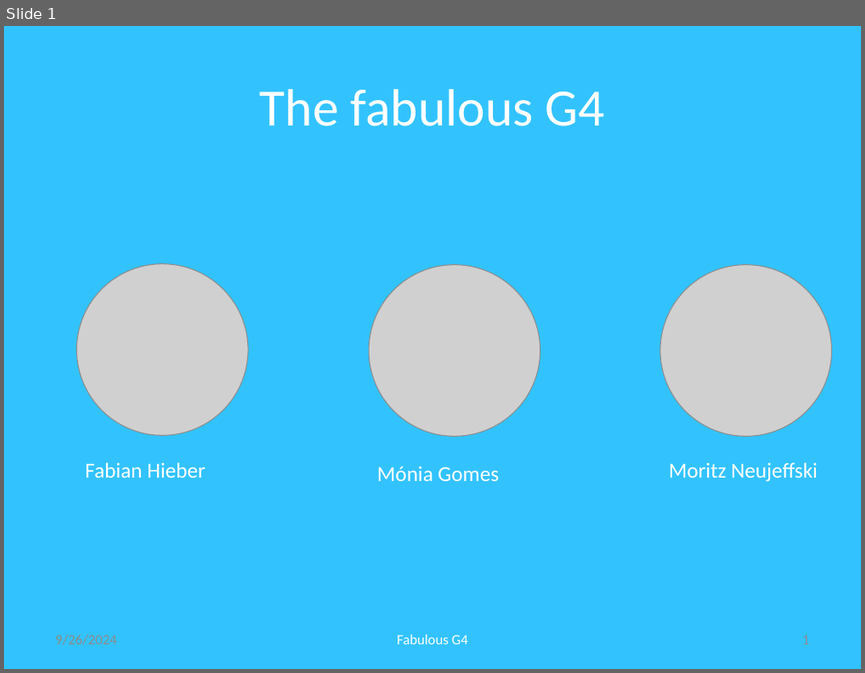
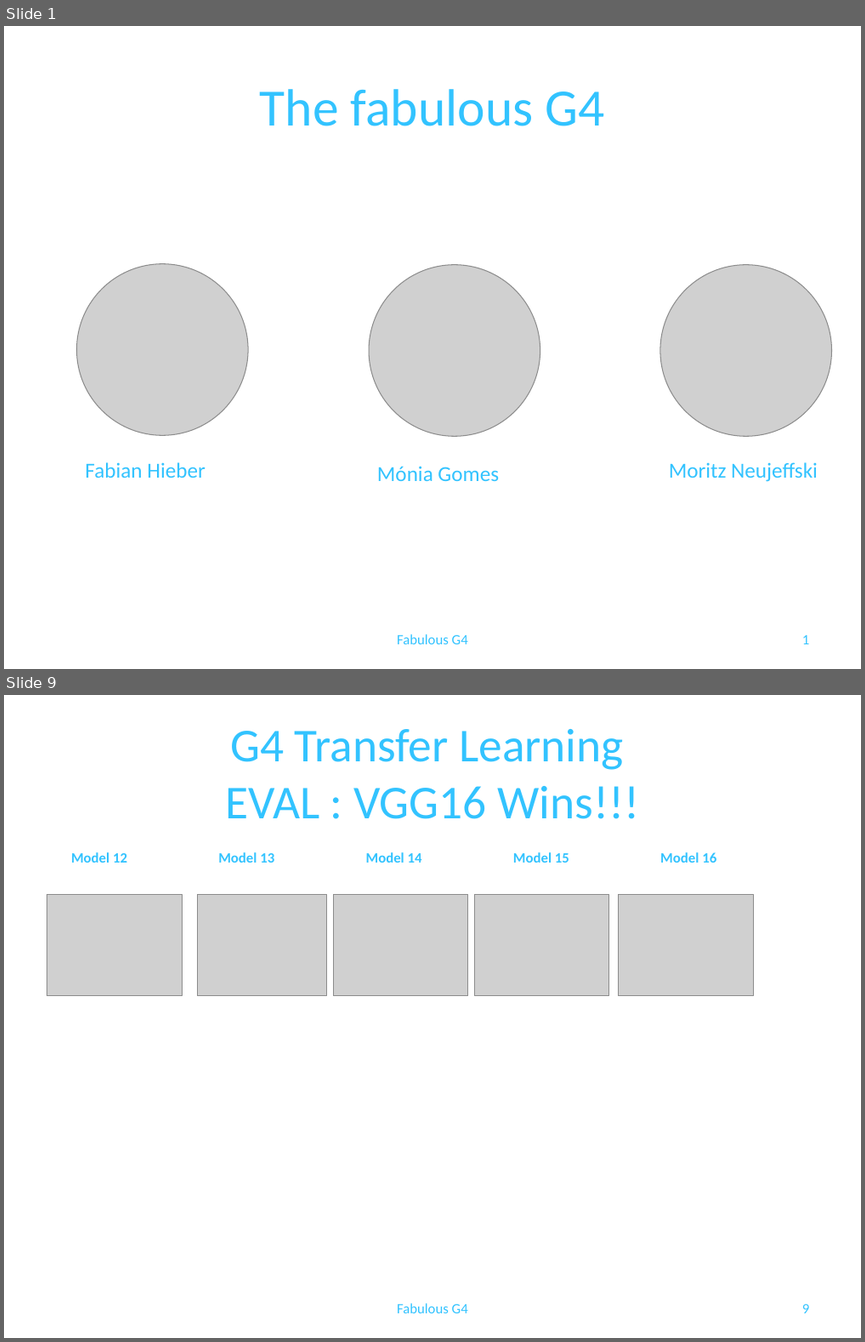
Before and after one commit to babyodacode/image_classification_project, a slide deck: docs/Deep learning Image Classification with CNN_G4.pptx. Shown one above the other, each under a label of ours: slide 1 before the commit, slides 1 and 9 after it; the slides between them are not shown. The pictures are 865x673 and 865x1342 pixels, drawn with LibreOffice and Linux fonts; fonts in the diff are those of the drawing; grey boxes stand for pictures. Boxes give left, top, right and bottom in pixels: in the first picture for what was removed or moved away, otherwise in the second. Text is boxed around its words. In the diff, an @@ line names an element or a change of style, - is before the commit and + after.

```diff
--- a/docs/Deep learning Image Classification with CNN_G4.pptx
+++ b/docs/Deep learning Image Classification with CNN_G4.pptx
@@ slide 9 added at (x1=4, y1=695, x2=861, y2=1338), background #FFFFFF @@
@@ title added at (x1=225, y1=729, x2=639, y2=819), 39.6 pt, text #32C3FF @@
+G4 Transfer Learning
+EVAL : VGG16 Wins!!!
@@ table added at (x1=25, y1=845, x2=762, y2=1021), 2 rows, 5 columns @@
+Model 12 | Model 13 | Model 14 | Model 15 | Model 16
+ |  |  |  | 
@@ picture added at (x1=46, y1=895, x2=182, y2=996) @@
@@ picture added at (x1=198, y1=895, x2=327, y2=996) @@
@@ picture added at (x1=333, y1=895, x2=467, y2=996) @@
@@ picture added at (x1=474, y1=895, x2=609, y2=996) @@
@@ picture added at (x1=619, y1=895, x2=753, y2=996) @@
@@ text added at (x1=397, y1=1303, x2=468, y2=1313), 12 pt, text #32C3FF @@
+Fabulous G4
@@ page number added at (x1=802, y1=1304, x2=809, y2=1313), 12 pt, text #32C3FF @@
+9
@@ slide 1 changed as well @@
@@ background #32C3FF to #FFFFFF @@
@@ text removed at (x1=55, y1=634, x2=116, y2=645) @@
-9/26/2024
@@ text colour #FFFFFF to #32C3FF in 5 elements at (x1=260, y1=89, x2=604, y2=126), (x1=669, y1=462, x2=817, y2=482), (x1=377, y1=465, x2=499, y2=481), (x1=85, y1=462, x2=205, y2=477), (x1=397, y1=634, x2=468, y2=644) @@
@@ page number at (x1=802, y1=635, x2=809, y2=644): text colour #8C8C8C to #32C3FF @@
```
Also in this commit, not shown: 5 other slides changed, 3 other slides added, 8 slides removed, 2 other files.
